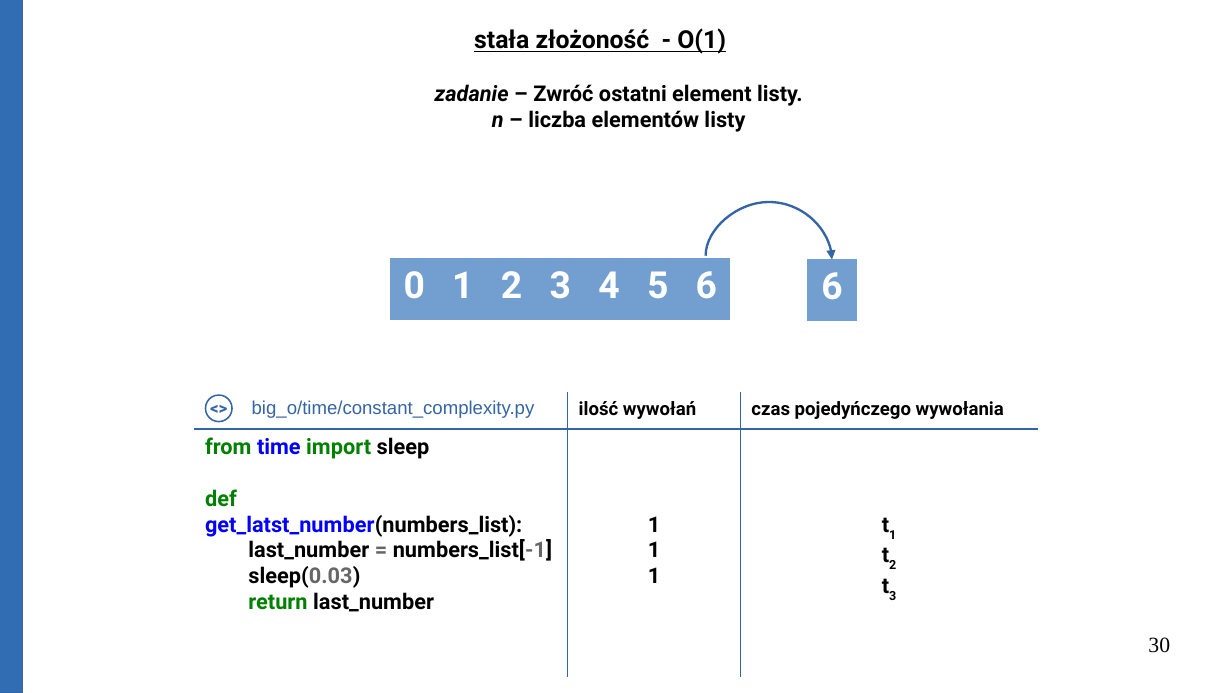
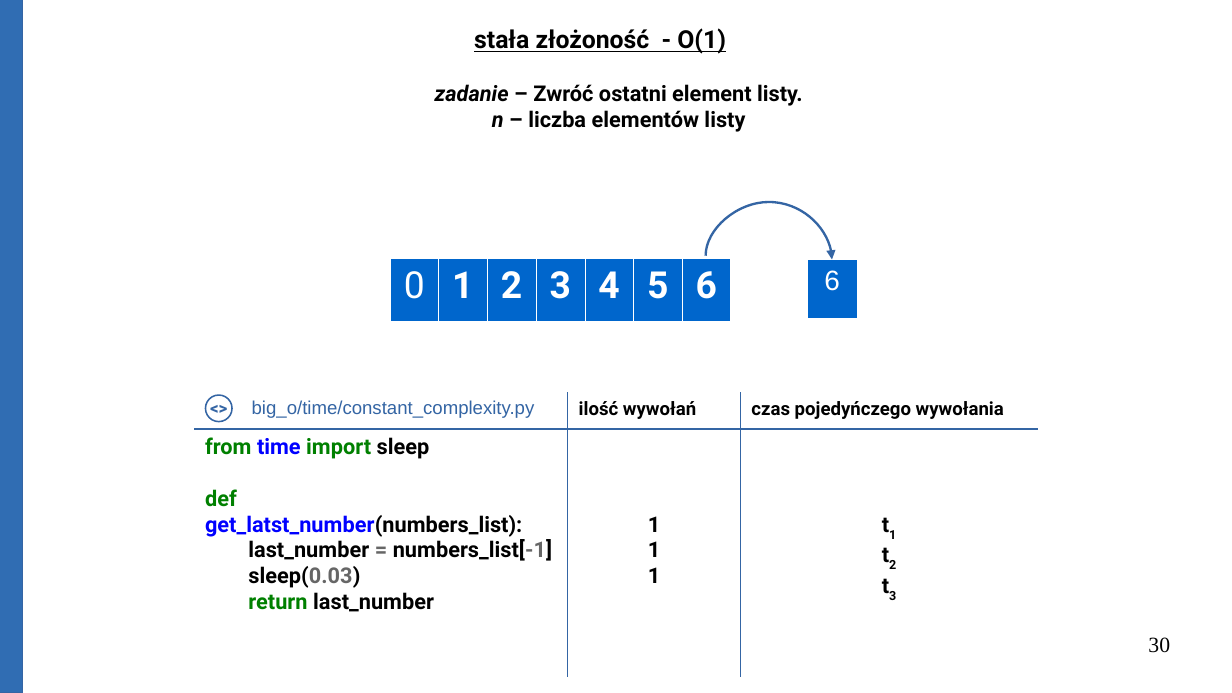
Before and after one commit to Michael-Wisniewski/algorithmic-workshop, a slide deck: slide 30 of gotowa.odp. Drawn at 1232x693 pixels with LibreOffice and Linux fonts; fonts in the diff are those of the drawing. Boxes give left, top, right and bottom in pixels: in the first picture for what was removed or moved away, otherwise in the second. Text is boxed around its words. In the diff, an @@ line names an element or a change of style, - is before the commit and + after.

```diff
--- a/gotowa.odp
+++ b/gotowa.odp
@@ table at <box>390,258,733,316</box> @@
@@ fill #729FCF to #0066CC in row 1 @@
@@ bold off in "0" @@
@@ borders changed @@
@@ table at <box>807,259,856,318</box> @@
@@ fill #729FCF to #0066CC in row 1, column 1 @@
@@ size 24 to 18 pt, font Roboto to Arial, bold off @@
@@ borders changed @@
```
Also in this commit, not shown: 6 other slides changed, 10 slides added, 5 other files.
